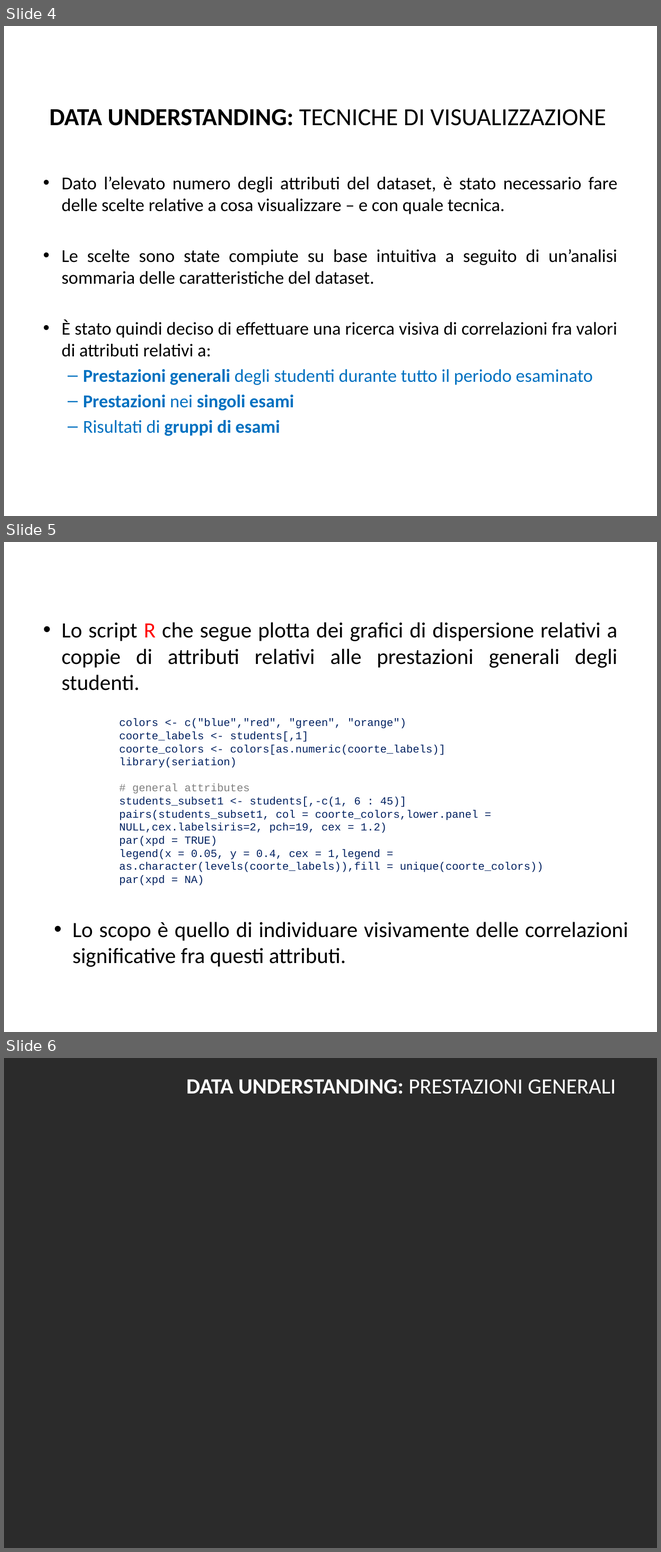
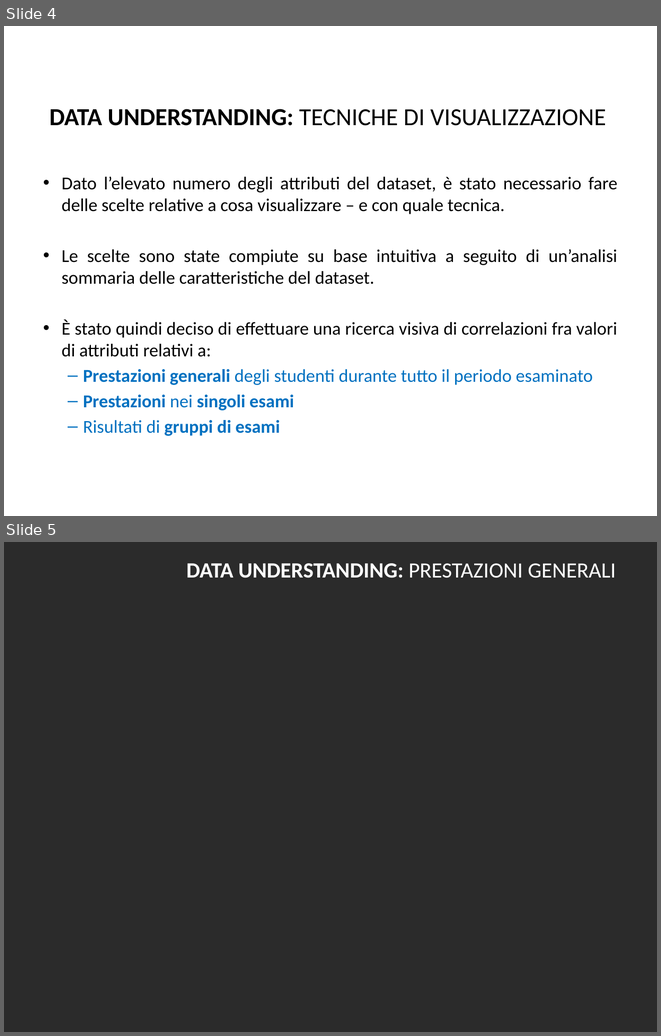
Before and after one commit to BlacknDecker/unifi, a slide deck: relazione-min.pptx. Shown one above the other, each under a label of ours: slides 4, 5 and 6 before the commit, slides 4 and 5 after it. The pictures are 661x1552 and 661x1036 pixels, drawn with LibreOffice and Linux fonts; fonts in the diff are those of the drawing; background and template pictures are left out; a plain dark background stands for a picture behind light text. Boxes give left, top, right and bottom in pixels: in the first picture for what was removed or moved away, otherwise in the second. Text is boxed around its words. In the diff, an @@ line names an element or a change of style, - is before the commit and + after.

```diff
--- a/relazione-min.pptx
+++ b/relazione-min.pptx
@@ slide 5 removed at (4,542,657,1032), background #FFFFFF @@
@@ text removed at (62,622,618,690) @@
-• Lo script R che segue plotta dei grafici di dispersione relativi a coppie di attributi relativi alle prestazioni generali degli studenti.
@@ text removed at (377,649,559,668) @@
-DATA UNDERSTANDING: PRESTAZIONI GENERALI
@@ text removed at (119,718,544,885) @@
-colors <- c("blue","red", "green", "orange")
-coorte_labels <- students[,1]
-coorte_colors <- colors[as.numeric(coorte_labels)]
-library(seriation)
-# general attributes
-students_subset1 <- students[,-c(1, 6 : 45)]
-pairs(students_subset1, col = coorte_colors,lower.panel = NULL,cex.labelsiris=2, pch=19, cex = 1.2)
-par(xpd = TRUE)
-legend(x = 0.05, y = 0.4, cex = 1,legend = as.character(levels(coorte_labels)),fill = unique(coorte_colors))
-par(xpd = NA)
@@ text removed at (72,921,628,967) @@
-• Lo scopo è quello di individuare visivamente delle correlazioni significative fra questi attributi.
@@ what was slide 6 is now slide 5 @@
```
Also in this commit, not shown: 7 slides changed, 3 other slides removed.
